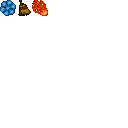
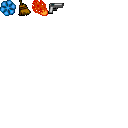
Two versions of the same layered image (128×128). Layer-by-layer changes:
added layer "pistol-gun.png" above "fireball.png" over [48, 3, 64, 14]
